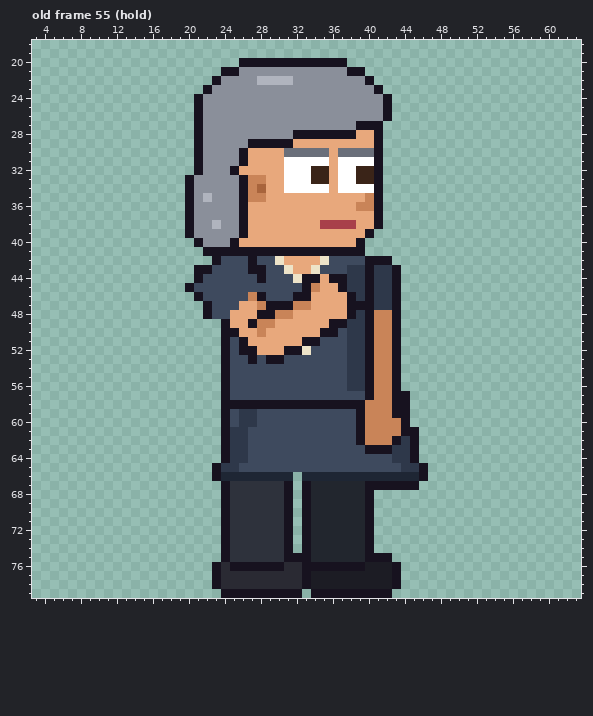
Pixel-art file, stored at sprites/clients/client_attorney_b_right_anim.aseprite. Above: the version before the commit.
64x80 pixels, 123 frames. Colours within 5 levels of each other are drawn and written as one. Shown: old frame 55 (hold): x 3..63, y 18..79. The commit also changed other frames, which this record leaves out.
The same view after the edit:
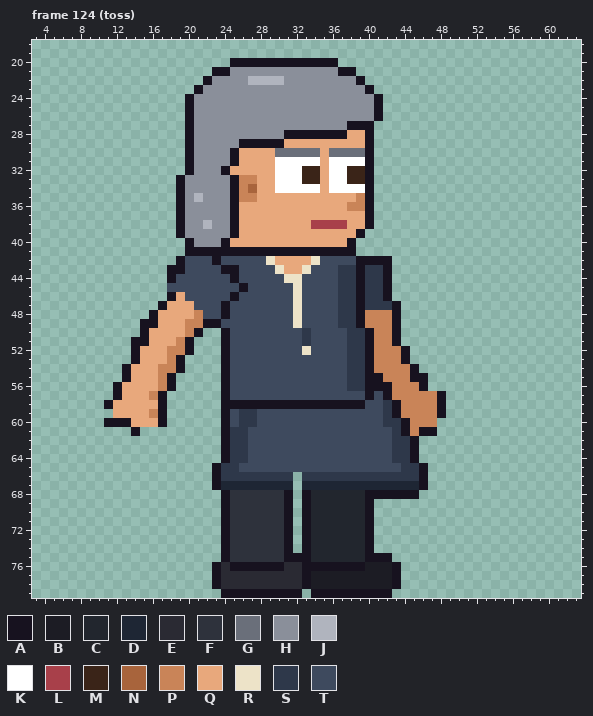
Palette (. is transparent): A #17121f  B #1c1c24  C #22262e  D #1e2634  E #2a2a33  F #2e323c  G #6a6f7a  H #8a8f9a  J #b0b4be  K #ffffff  L #a8404a  M #3a2418  N #a8643c  P #c98458  Q #e8a87c  R #ede3c8  S #2e384a  T #3e4a5e
A new or re-ordered frame is compared with the old frame closest to it.
Diff:
frames 123 -> 129
--- frame 124 (toss) is new; against old frame 55 (hold)
@@ x 9..50 @@
 19 ..........................................
-20 .................AAAAAAAAAAAA.............
-21 ...............AAHHHHHHHHHHHHAA...........
-22 ..............AHHHHJJJJHHHHHHHHA..........
-23 .............AHHHHHHHHHHHHHHHHHHA.........
-24 ............AHHHHHHHHHHHHHHHHHHHHA........
-25 ............AHHHHHHHHHHHHHHHHHHHHA........
-26 ............AHHHHHHHHHHHHHHHHHHHHA........
-27 ............AHHHHHHHHHHHHHHHHHAAA.........
-28 ............AHHHHHHHHHHAAAAAAAQQA.........
-29 ............AHHHHHAAAAAQQQQQQQQQA.........
-30 ............AHHHHAQQQQGGGGGQGGGGA.........
-31 ............AHHHHAQQQQKKKKKQKKKKA.........
-32 ............AHHHAQQQQQKKKMMQKKMMA.........
-33 ...........AHHHHHAPPQQKKKMMQKKMMA.........
-34 ...........AHHHHHAPNQQKKKKKQKKKKA.........
-35 ...........AHJHHHAPPQQQQQQQQQQQPA.........
-36 ...........AHHHHHAQQQQQQQQQQQQPPA.........
-37 ...........AHHHHHAQQQQQQQQQQQQQQA.........
-38 ...........AHHJHHAQQQQQQQQLLLLQQA.........
-39 ...........AHHHHHAQQQQQQQQQQQQQA..........
-40 ............AHHHAQQQQQQQQQQQQQA...........
-41 .............AAAAAAAAAAAAAAAAAA...........
-42 ..............ATTTATTRQQQQRTTTTAAA........
-43 ............AATTTTAATTRQQRTTTSSASSA.......
-44 ............ATTTTTTATTTRAAQAASSASSA.......
-45 ...........ATTTTTTTTTTTTAPQQASSASSA.......
-46 ............ATTTTTPATTTAAQQQQASASSA.......
-47 .............ATTTQQPAAAPPQQQQAAASSA.......
-48 .............ATTQQQAAPPQQQQQQASAPPA.......
-49 ...............AQQAPPQQQQQQAASSAPPA.......
-50 ...............AAQQPQQQQQQAATSSAPPA.......
-51 ...............ATAQQQQQQAATTTSSAPPA.......
-52 ...............ATAAQQQAARTTTTSSAPPA.......
-53 ...............ATTATAATTTTTTTSSAPPA.......
-54 ...............ATTTTTTTTTTTTTSSAPPA.......
-55 ...............ATTTTTTTTTTTTTSSAPPA.......
-56 ...............ATTTTTTTTTTTTTSSAPPA.......
-57 ...............ATTTTTTTTTTTTTTTAPPAA......
-58 ...............AAAAAAAAAAAAAAAAPPPAA......
-59 ...............ATSSTTTTTTTTTTTAPPPAA......
-60 ...............ATSSTTTTTTTTTTTAPPPPA......
-61 ...............ASSTTTTTTTTTTTTAPPPPAA.....
-62 ...............ASSTTTTTTTTTTTTAPPPASA.....
-63 ...............ASSTTTTTTTTTTTTTAAASSA.....
+20 ................AAAAAAAAAAAA..............
+21 ..............AAHHHHHHHHHHHHAA............
+22 .............AHHHHJJJJHHHHHHHHA...........
+23 ............AHHHHHHHHHHHHHHHHHHA..........
+24 ...........AHHHHHHHHHHHHHHHHHHHHA.........
+25 ...........AHHHHHHHHHHHHHHHHHHHHA.........
+26 ...........AHHHHHHHHHHHHHHHHHHHHA.........
+27 ...........AHHHHHHHHHHHHHHHHHAAA..........
+28 ...........AHHHHHHHHHHAAAAAAAQQA..........
+29 ...........AHHHHHAAAAAQQQQQQQQQA..........
+30 ...........AHHHHAQQQQGGGGGQGGGGA..........
+31 ...........AHHHHAQQQQKKKKKQKKKKA..........
+32 ...........AHHHAQQQQQKKKMMQKKMMA..........
+33 ..........AHHHHHAPPQQKKKMMQKKMMA..........
+34 ..........AHHHHHAPNQQKKKKKQKKKKA..........
+35 ..........AHJHHHAPPQQQQQQQQQQQPA..........
+36 ..........AHHHHHAQQQQQQQQQQQQPPA..........
+37 ..........AHHHHHAQQQQQQQQQQQQQQA..........
+38 ..........AHHJHHAQQQQQQQQLLLLQQA..........
+39 ..........AHHHHHAQQQQQQQQQQQQQA...........
+40 ...........AHHHAQQQQQQQQQQQQQA............
+41 ...........AAAAAAAAAAAAAAAAAAA............
+42 ..........ATTTATTTTTRQQQQRTTTTAAAA........
+43 .........AATTTTAATTTTRQQRTTTSSASSA........
+44 .........ATTTTTTATTTTTRRTTTTSSASSA........
+45 .........TTTTTTTTATTTTTRTTTTSSASSA........
+46 .........AQTTTTTATTTTTTRTTTTSSASSA........
+47 ........AQQQTTTATTTTTTTRTTTTSSASSSA.......
+48 .......AQQQQPTTATTTTTTTRTTTTSSAPPPA.......
+49 ......AAQQQPPAATTTTTTTTRTTTTSSAPPPA.......
+50 ......AQQQQPA..ATTTTTTTTSTTTTSSAPPA.......
+51 .....AAQQQPA...ATTTTTTTTSTTTTSSAPPA.......
+52 .....AQQQPPA...ATTTTTTTTRTTTTSSAPPPA......
+53 .....AQQQPA....ATTTTTTTTTTTTTSSAPPPA......
+54 ....AQQQPPA....ATTTTTTTTTTTTTSSAPPPPA.....
+55 ....AQQQPA.....ATTTTTTTTTTTTTSSAAPPPAA....
+56 ...AQQQQPA.....ATTTTTTTTTTTTTSSAAAPPPA....
+57 ...AQQQPA......ATTTTTTTTTTTTTTTATAPPPPPA..
+58 ..AQQQQQA......AAAAAAAAAAAAAAAATTSAPPPPA..
+59 ...QQQQPA......ATSSTTTTTTTTTTTTTTSAPPPPA..
+60 ..AAAQQQA......ATSSTTTTTTTTTTTTTTSSAPPP...
+61 .....A.........ASSTTTTTTTTTTTTTTTTSAPAA...
+62 ...............ASSTTTTTTTTTTTTTTTTSSA.....
+63 ...............ASSTTTTTTTTTTTTTTTTSSA.....
 64 ...............ASSTTTTTTTTTTTTTTTTSSA.....
 65 ..............ASSTTTTTTTTTTTTTTTTTTSSA....
-66 ..............ADDDDDDDD.DDDDDDDDDDDDDA....
-67 ...............AFFFFFFA.ACCCCCCAAAAAA.....
-68 ...............AFFFFFFA.ACCCCCCA..........
+66 ..............ASSSSSSSS.SSSSSSSSSSSSSA....
+67 ..............ADDDDDDDD.DDDDDDDDDDDDDA....
+68 ...............AFFFFFFA.ACCCCCCAAAAAA.....
 69 ...............AFFFFFFA.ACCCCCCA..........
Changed places in both pictures, as pixel boxes (x1, y1, x2, y2):
changed: (104, 58, 446, 499)
